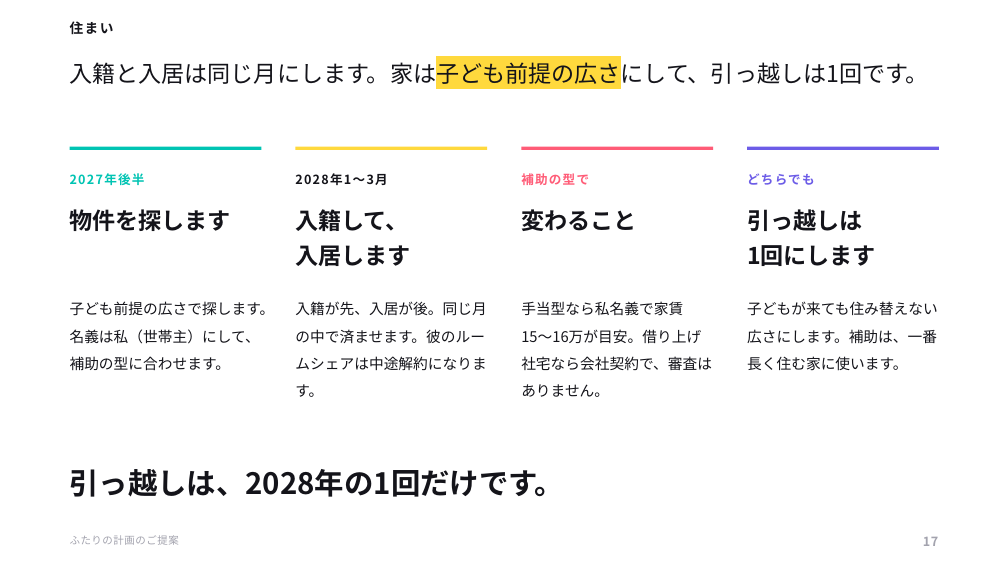
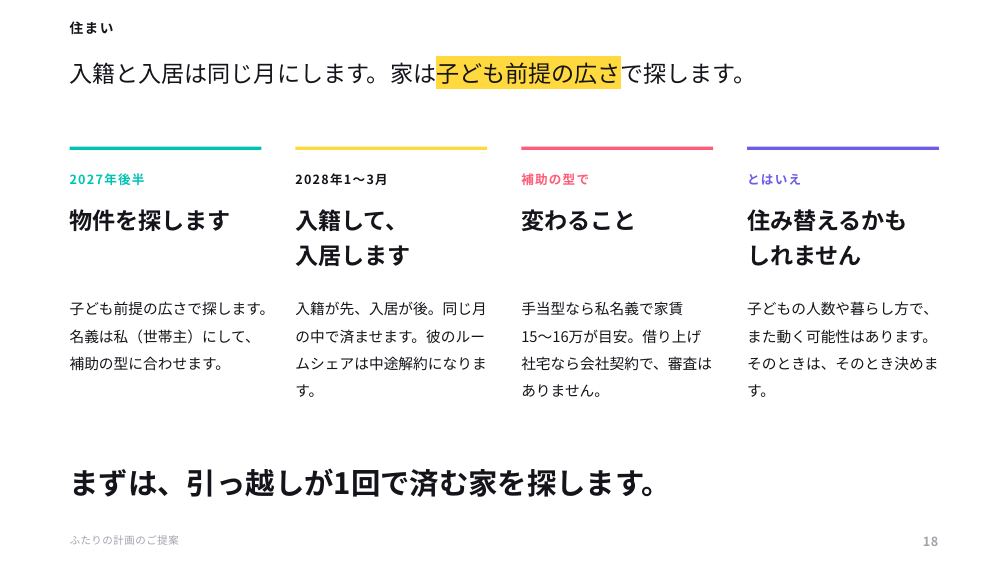
Before and after one commit to ayaka1933-glitch/portfolio, a slide deck: slide 18 of proposal/ふたりの計画のご提案.pptx (slide 17 before the commit). Drawn at 1008x567 pixels with LibreOffice and Linux fonts; fonts in the diff are those of the drawing. Boxes give left, top, right and bottom in pixels: in the first picture for what was removed or moved away, otherwise in the second. Text is boxed around its words. In the diff, an @@ line names an element or a change of style, - is before the commit and + after.

```diff
--- a/proposal/ふたりの計画のご提案.pptx
+++ b/proposal/ふたりの計画のご提案.pptx
@@ text at bbox=[70, 59, 757, 88]: text changed @@
-入籍と入居は同じ月にします。家は子ども前提の広さにして、引っ越しは1回です。
+入籍と入居は同じ月にします。家は子ども前提の広さで探します。
@@ text at bbox=[747, 174, 802, 185]: text changed @@
-どちらでも
+とはいえ
@@ text at bbox=[747, 209, 908, 266]: text changed @@
-引っ越しは
-1回にします
+住み替えるかも
+しれません
@@ text at bbox=[747, 301, 938, 397]: text changed @@
-子どもが来ても住み替えない広さにします。補助は、一番長く住む家に使います。
+子どもの人数や暮らし方で、また動く可能性はあります。そのときは、そのとき決めます。
@@ text at bbox=[70, 468, 672, 497]: text changed @@
-引っ越しは、2028年の1回だけです。
+まずは、引っ越しが1回で済む家を探します。
@@ text at bbox=[923, 537, 938, 546]: text changed @@
-17
+18
```
Also in this commit, not shown: 12 other slides changed, 1 slide added, 3 other files.
